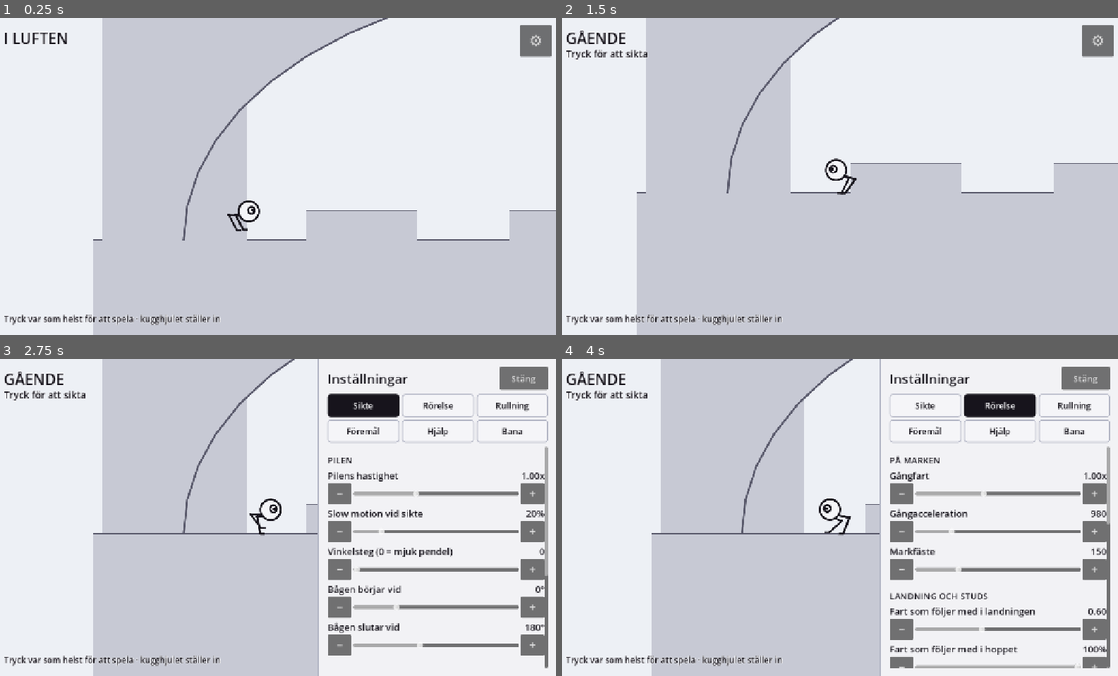
Above: before the commit, frames 1-4 (two rows, left to right).
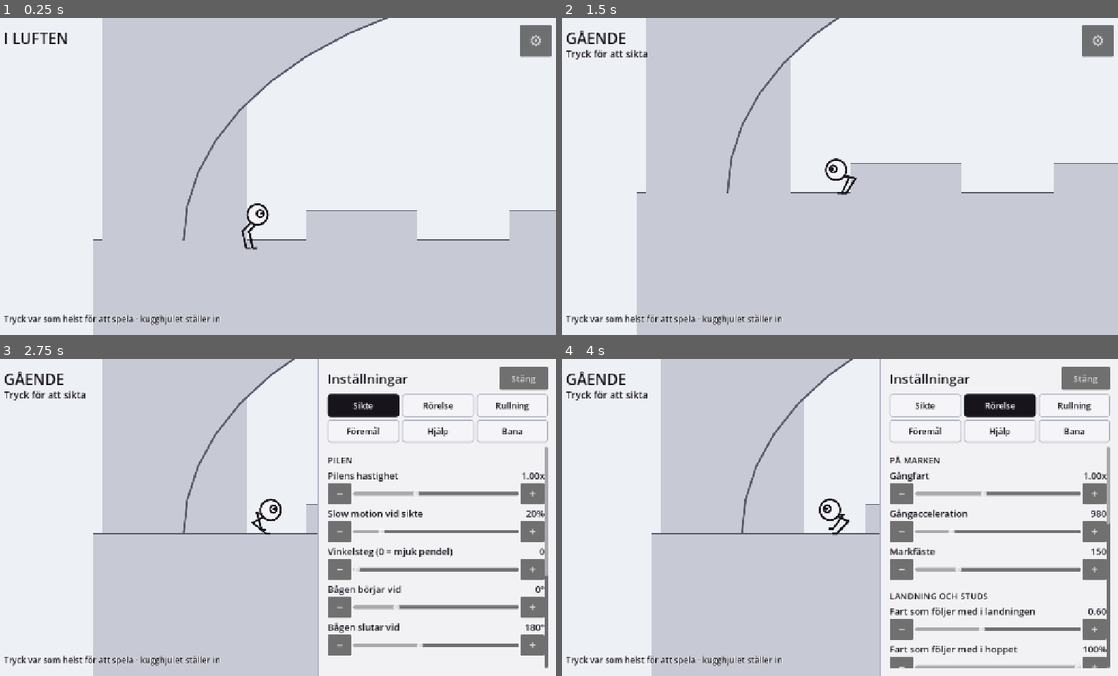
Above: after the commit, the same moments.

Repository: ojojboll-ui/Robo-ball
Game: Godot game, scene res://main/main.tscn
Two runs of this game, one before a commit and one after it. Both use one fixed random seed, a clock stepped at 60 frames per second and the inputs below.
Inputs:
- Up to frame 1 (0.25 s): no input
- Up to frame 2 (1.5 s): click "⚙" at 0.5 s; click "Stäng" at 1.25 s
- Up to frame 3 (2.75 s): click "⚙" at 2 s
- Up to frame 4 (4 s): click "Sikte" at 2.75 s; click "Rörelse" at 3.5 s

The runs differ from the first frame. In frame 1, 0.4% of the frame differs, in the area x 40-49%, y 57-74%; in frame 2, less than 0.1%; in frame 3, 0.1%; in frame 4, 0.2%.

Commit message:
I luften är kroppen tyngden och benen hänger i den
Speltestaren: RB guppar till när hoppet vänder från upp till ner, som om
vikten satt i benen i stället för på kroppen. Den gjorde den.

Den ritade kroppen hängde i en fjäder som räknades mot fötterna, och en fjäder
måste släpa efter ett mål som rör sig: med styvheten 220 och dämpningen 22 blir
släpet fart/10, alltså 60 px i 600 px/s, kapat vid spärren. Mätt under ett hopp
rakt upp hängde kroppen 28,6 px under kollisionskroppen på väg upp och 29,4 px
ovanför den på väg ner — 59,2 px vandring genom vändpunkten. Den vandringen var
guppet.

Fjädringen finns för att marken är ojämn. I ett fall finns ingen mark att
fjädra mot, och då är kroppen tyngden som följer kastbanan. Nu gör den det:
vandringen är 10,0 px, och de tio är avstampets sättning som tonar ut på ett
par tiondelar innan den ligger på noll hela flykten.

Tre detaljer kom ur mätningen och inte ur resonemanget:

* Avståndet måste vara ett eget tillstånd som tonar ut. Första försöket räknade
  om det mot kollisionskroppen varje bildruta, och då matades rörelsen in på
  nytt varje gång — kvar blev ett stadigt släp på nästan fyra bildrutor, mätt
  41 px i 660 px/s. Alltså samma gupp, bara av en annan anledning.
* Kroppen måste placeras före benen. Tvärtom ändrade kroppens egen rörelse
  benets längd, mätt 21,7 px under en flykt trots att längden var låst.
* Benen hade samma fel i sin egen fjäder: de svängde av *farten* i stället för
  av avstampet, och eftersom en fjäder drar mot en punkt blev felet radiellt —
  foten hängde 85 px under kroppen på väg upp och 3,6 px på väg ner, ett ben
  som växte och krympte 80 px. Pendlingen räknas nu i kroppens ram, där
  gravitationen tar ut sig själv, och riktningen får bestämmas av fjädern medan
  längden är benets egen: 64,4 px från höften, 0,0 px variation genom hela
  flykten.

På marken är fjädringen orörd — mätt över Rullbanans backar ligger kroppen inom
-7,1..0,2 px från kollisionskroppen med högst 1,0 px ändring mellan bildrutor.
Benen och kroppen är ren grafik: body_rect() räknas ur kollisionskroppen, så
ingenting i spelet ändras av det här.

Co-Authored-By: Claude Opus 5 <noreply@anthropic.com>
Claude-Session: https://claude.ai/code/session_01BFuXiawrAFSoffrH8t6SUi

Diff:
--- a/game/actor/legs.gd
+++ b/game/actor/legs.gd
@@ -68,11 +68,20 @@
 var _side := [1.0, 1.0]
 var _foot_vel := [Vector2.ZERO, Vector2.ZERO]
 var _body_vel := Vector2.ZERO
+## Kroppens avstånd till kollisionskroppen när han lämnade marken — det tonar ut
+## under flykten och byggs aldrig på av att kastbanan rör sig.
+var _drift := Vector2.ZERO
+var _was_grounded := true
 var _ready := false
 
 func reset(rb: Node2D, normal: Vector2) -> void:
 	body_point = rb.global_position + normal * body_lift
 	_body_vel = Vector2.ZERO
+	# Pendlingens fart räknas i kroppens ram och hör till luften. Den får inte
+	# ligga kvar från förra flykten när fötterna sätts ner på nytt.
+	_foot_vel = [Vector2.ZERO, Vector2.ZERO]
+	_drift = Vector2.ZERO
+	_was_grounded = true
 	var t := Vector2(-normal.y, normal.x)
 	for i in 2:
 		feet[i] = body_point - normal * body_height + t * (i * 2.0 - 1.0) * HIP_SPREAD
@@ -88,11 +97,15 @@
 func update(rb: Node2D, normal: Vector2, speed: float, grounded: bool, delta: float) -> void:
 	if not _ready:
 		reset(rb, normal)
+	# Kroppen placeras först, benen hängs sedan i den. Gjordes det tvärtom
+	# flyttades kroppen efter att fötterna satts i förhållande till den, och då
+	# ändrades benets längd av kroppens egen rörelse: mätt varierade det 21,7 px
+	# under en flykt trots att längden var låst.
+	_carry_body(rb, normal, delta, grounded)
 	if grounded:
 		_step(rb, normal, speed, delta)
 	else:
 		_dangle(normal, delta, (rb.get("velocity") as Vector2).length())
-	_carry_body(rb, normal, delta)
 
 # ---------------------------------------------------------------- stegen
 
@@ -223,23 +236,48 @@
 ## sträckan är hårt kapad vid vad benet når.
 const DANGLE_SPRING := 190.0
 const DANGLE_DAMP := 11.0
-
+## Hur fort kroppen sätter sig till rätta på kollisionskroppen när han lämnat
+## marken. 14 ger ett par tiondelars sekund, alltså mjukt men utan efterhäng.
+const AIR_SETTLE := 14.0
+## Hur långt benet hänger från höften i luften. Nästan hela räckvidden: stående
+## står fågelbenet böjt för att bära kroppen, hängande bär det ingenting.
+const DANGLE_LENGTH := REACH * 0.92
+
+## Pendlingen räknas **i kroppens egen ram**, inte i världens.
+##
+## I ett fall faller kropp och ben lika fort, och den som faller kan inte känna
+## att han rör sig — bara att farten ändras. Räknas fjädern mot ett mål som far
+## genom världen släpar den efter i stället, med fart/17, alltså 35 px i
+## 600 px/s: benen svängde ut av *farten* och inte av avstampet, och de drogs
+## rakare ju fortare han föll. Samma sorts fel som kroppens fjädring hade.
+##
+## I kroppens ram tar gravitationen ut sig själv och kvar blir det som faktiskt
+## ska synas: knycken i avstampet, svängen efter en riktningsändring, och sedan
+## ett lugnt häng.
 func _dangle(normal: Vector2, delta: float, _fall_speed: float) -> void:
 	var t := Vector2(-normal.y, normal.x)
 	for i in 2:
-		var rest := body_point - normal * (body_height - 6.0) + t * (i * 2.0 - 1.0) * HIP_SPREAD
-		var foot: Vector2 = feet[i]
+		# Höften och det hängande benets viloläge, båda i kroppens ram. Benet
+		# hänger nästan rakt ner: stående står det böjt för att bära kroppen,
+		# och i luften bär det ingenting.
+		var hip := -normal * 10.0 + t * (i * 2.0 - 1.0) * HIP_SPREAD
+		var rest := hip - normal * DANGLE_LENGTH
+		var off: Vector2 = (feet[i] as Vector2) - body_point
 		var vel: Vector2 = _foot_vel[i]
-		vel += (rest - foot) * DANGLE_SPRING * delta
+		vel += (rest - off) * DANGLE_SPRING * delta
 		vel *= exp(-DANGLE_DAMP * delta)
-		foot += vel * delta
-		var hip := body_point - normal * 10.0 + t * (i * 2.0 - 1.0) * HIP_SPREAD
-		var reach := foot - hip
-		if reach.length() > REACH:
-			foot = hip + reach.normalized() * REACH
-			vel = vel.slide(reach.normalized())
+		off += vel * delta
+		# **Ett ben svänger i vinkel, det teleskoperar inte.** Fjädern får peka
+		# ut riktningen, men längden är benets egen. Utan det drog fjädern foten
+		# in och ut ur höften i takt med sin egen svängning: mätt hängde foten
+		# 85 px under kroppen på väg upp och 3,6 px på väg ner, alltså ett ben
+		# som växte och krympte 80 px under en enda flykt.
+		var hang := off - hip
+		if hang.length() > 0.001:
+			off = hip + hang.normalized() * DANGLE_LENGTH
+			vel = vel.slide(hang.normalized())
 		_foot_vel[i] = vel
-		feet[i] = foot
+		feet[i] = body_point + off
 		planted[i] = true
 		step_t[i] = 1.0
 		step_to[i] = feet[i]
@@ -272,15 +310,46 @@
 ## Fjädringen. Kroppen dras mot en punkt ovanför fötterna i stället för att sitta
 ## fast i kollisionskroppen, och det är den som gör att småhack i marken inte
 ## längre skakar hela RB.
-func _carry_body(rb: Node2D, normal: Vector2, delta: float) -> void:
+func _carry_body(rb: Node2D, normal: Vector2, delta: float, grounded: bool) -> void:
 	# Kroppen sitter alltid rakt ovanför kollisionskroppen i sidled — en
 	# fjädring som också drar i sidled får RB att luta bakåt när han går uppför.
 	# Bara höjden fjädrar, och den styrs av var fötterna faktiskt står.
 	var anchor := rb.global_position + normal * body_lift
+	var travel := sag()
+	var target := anchor
+
+	# **I luften fjädrar ingenting.** Fjädringen finns för att marken är ojämn:
+	# fötterna står på den, och kroppen får hänga mjukt ovanför dem i stället
+	# för att ärva varje hack. I ett fall finns ingen mark att fjädra mot — då
+	# är kroppen tyngden, och den följer kastbanan rakt av.
+	#
+	# Och en fjäder *måste* släpa efter ett mål som rör sig: med styvheten 220
+	# och dämpningen 22 blir släpet fart/10, alltså 60 px i 600 px/s, kapat vid
+	# spärren. Mätt hängde kroppen därför 28,6 px under kollisionskroppen på väg
+	# upp och 29,4 px ovanför den på väg ner — **58 px vandring genom
+	# vändpunkten**, och den vandringen *är* guppet. Det såg ut som att vikten
+	# satt i benen, och i räkningen gjorde den faktiskt det.
+	#
+	# I luften får avståndet i stället rinna av mot noll och sedan ligga där, så
+	# att kroppen sitter exakt på kollisionskroppen hela flykten. Det som är kvar
+	# från marken tonar ut på ett par tiondelar i stället för att slå om.
+	if not grounded:
+		# Avståndet är ett eget tillstånd som bara tonar ut. Räknas det i stället
+		# om mot kollisionskroppen varje bildruta matas rörelsen in på nytt varje
+		# gång, och kvar blir ett stadigt släp på nästan fyra bildrutor — mätt
+		# 41 px i 660 px/s, alltså precis det gupp som skulle bort.
+		if _was_grounded:
+			_drift = body_point - anchor
+			_was_grounded = false
+		_drift *= exp(-AIR_SETTLE * delta)
+		body_point = anchor + _drift
+		_body_vel = Vector2.ZERO
+		return
+
+	_was_grounded = true
 	var support: Vector2 = ((feet[0] as Vector2) + (feet[1] as Vector2)) * 0.5
 	var along := (support + normal * body_height - anchor).dot(normal)
-	var travel := sag()
-	var target := anchor + normal * clampf(along, -travel, travel)
+	target = anchor + normal * clampf(along, -travel, travel)
 
 	_body_vel += (target - body_point) * Settings.leg_stiffness * delta
 	_body_vel *= exp(-Settings.leg_damping * delta)
Not shown, changed: docs/DECISIONS.md
Not shown, changed: docs/METRICS.md
